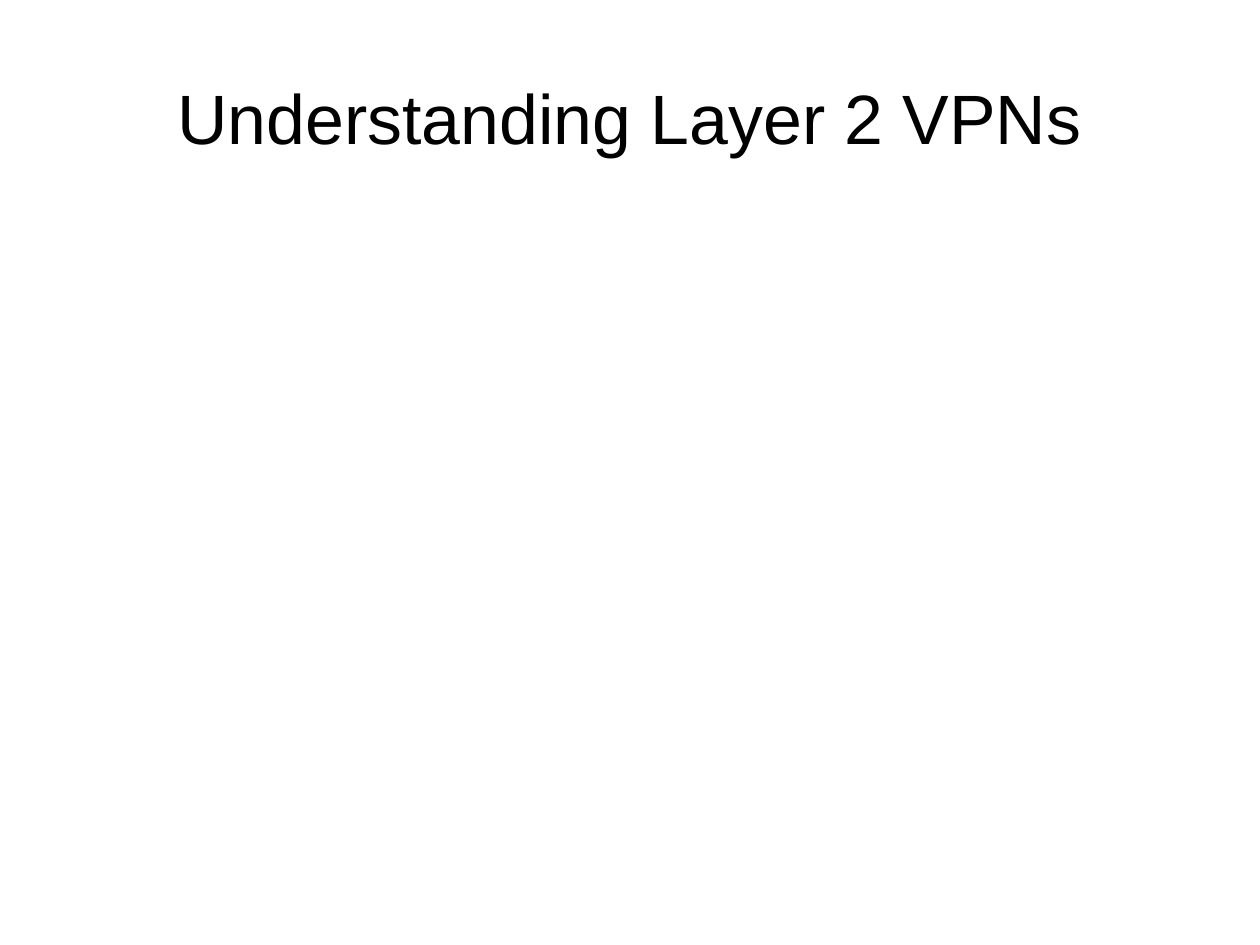
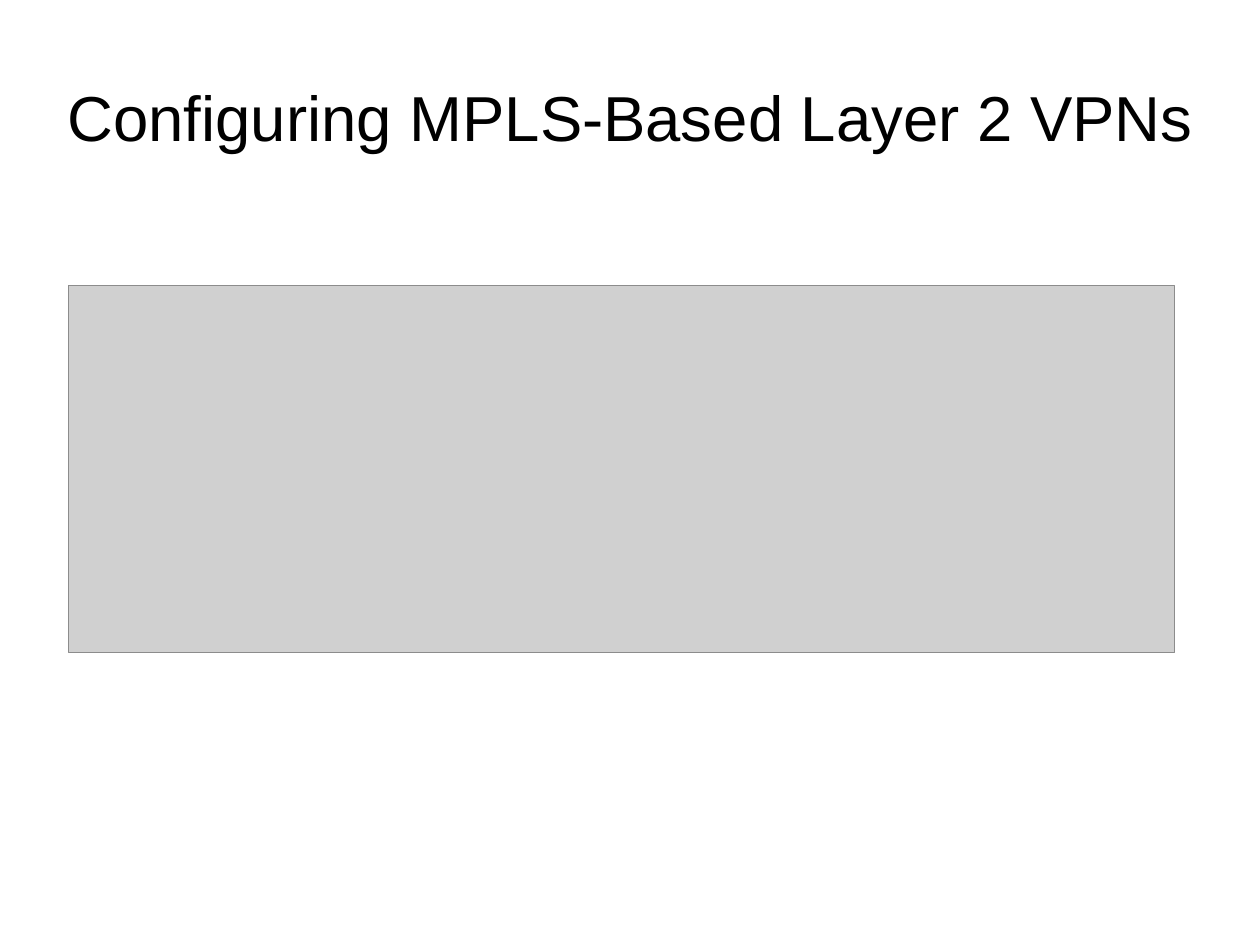
Before and after one commit to hoangphuocbk/tungsten-document, a slide deck: slide 38 of Networking-Tungsten.pptx (slide 31 before the commit). Drawn at 1260x945 pixels with LibreOffice and Linux fonts; fonts in the diff are those of the drawing; grey boxes stand for pictures; background and template pictures are left out. Boxes give left, top, right and bottom in pixels: in the first picture for what was removed or moved away, otherwise in the second. Text is boxed around its words. In the diff, an @@ line names an element or a change of style, - is before the commit and + after.

Commit message:
add evpn vxlan layer3

```diff
--- a/Networking-Tungsten.pptx
+++ b/Networking-Tungsten.pptx
@@ text at [68,95,1192,153]: text changed; size 44 to 40 pt @@
-Understanding Layer 2 VPNs
+Configuring MPLS-Based Layer 2 VPNs
@@ picture added at [69,286,1175,653] @@
```
Also in this commit, not shown: 3 other slides changed, 28 slides added, 1 slide removed, 2 other files.
